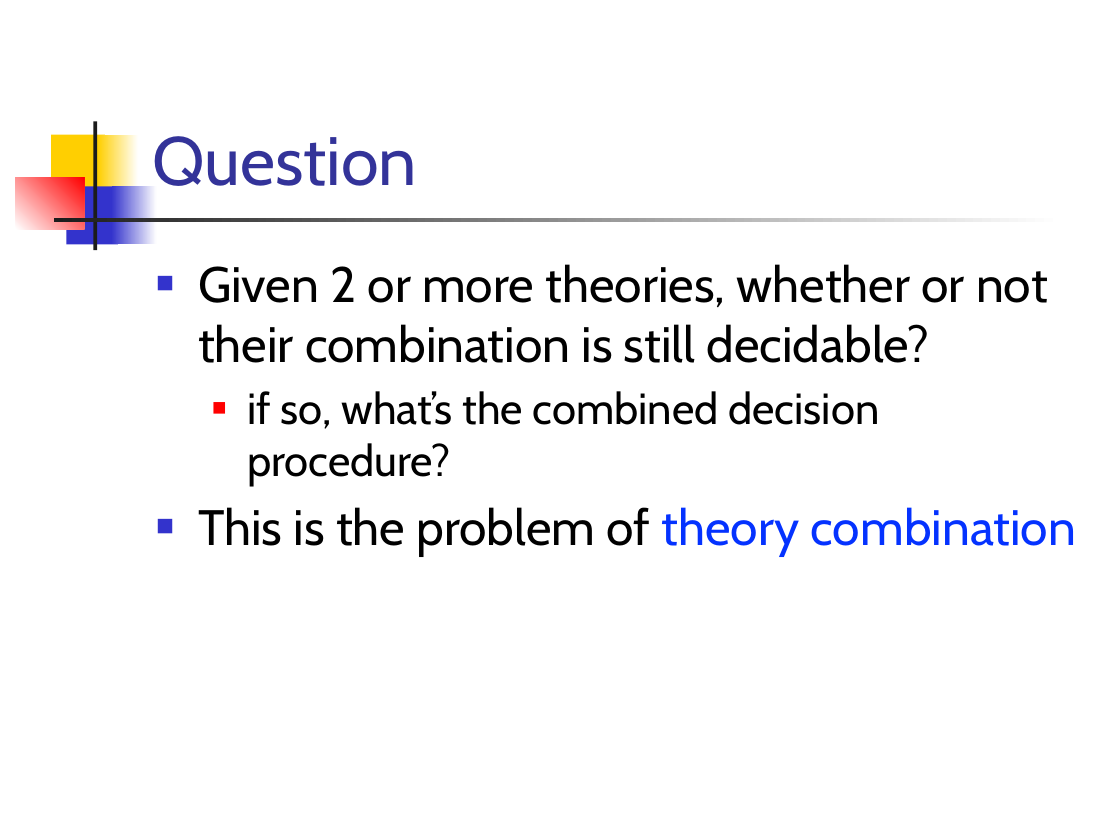
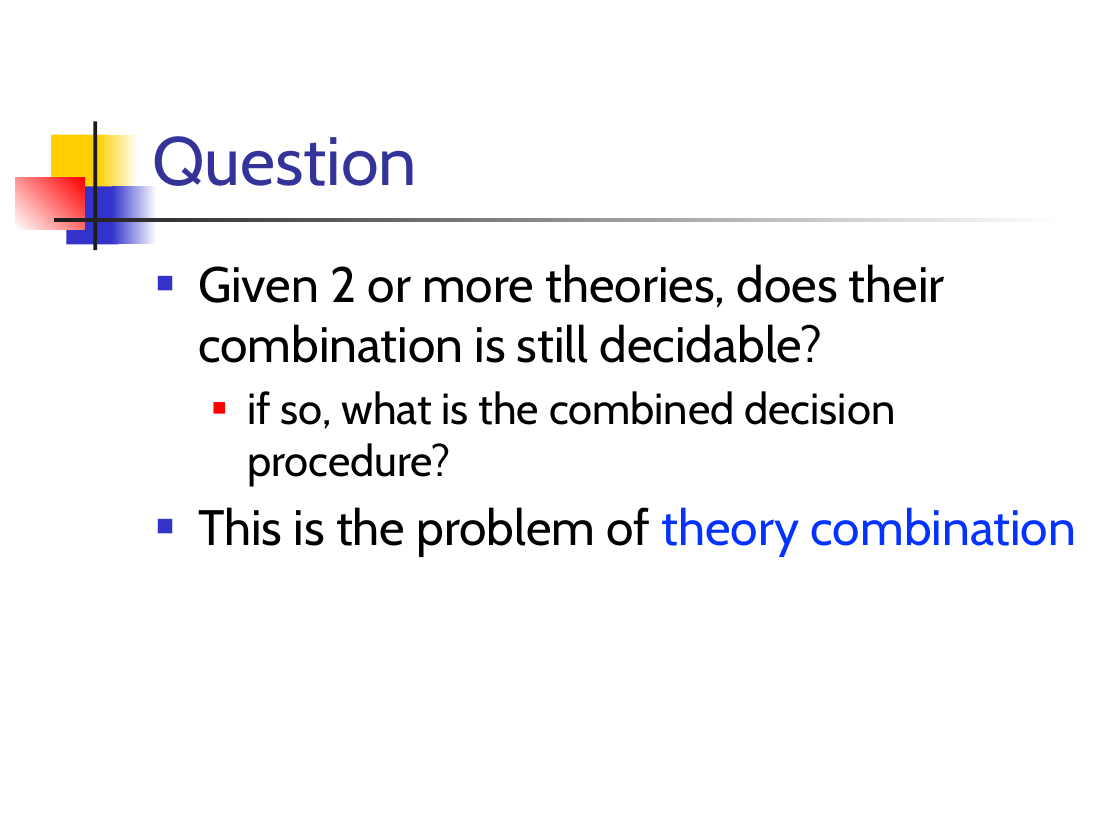
Before and after one commit to csslab-ustc/csslab-ustc.github.io, a slide deck: slide 6 of courses/theory/slides/lec14-nelson.pptx. Drawn at 1120x840 pixels with LibreOffice and Linux fonts; fonts in the diff are those of the drawing. Boxes give left, top, right and bottom in pixels: in the first picture for what was removed or moved away, otherwise in the second. Text is boxed around its words. In the diff, an @@ line names an element or a change of style, - is before the commit and + after.

```diff
--- a/courses/theory/slides/lec14-nelson.pptx
+++ b/courses/theory/slides/lec14-nelson.pptx
@@ text at box(198, 264, 945, 487): text changed @@
-■ Given 2 or more theories, whether or not their combination is still decidable?
-  ■ if so, what’s the combined decision procedure?
+■ Given 2 or more theories, does their combination is still decidable?
+  ■ if so, what is the combined decision procedure?
```
Also in this commit, not shown: 6 other slides changed, 6 other files.
